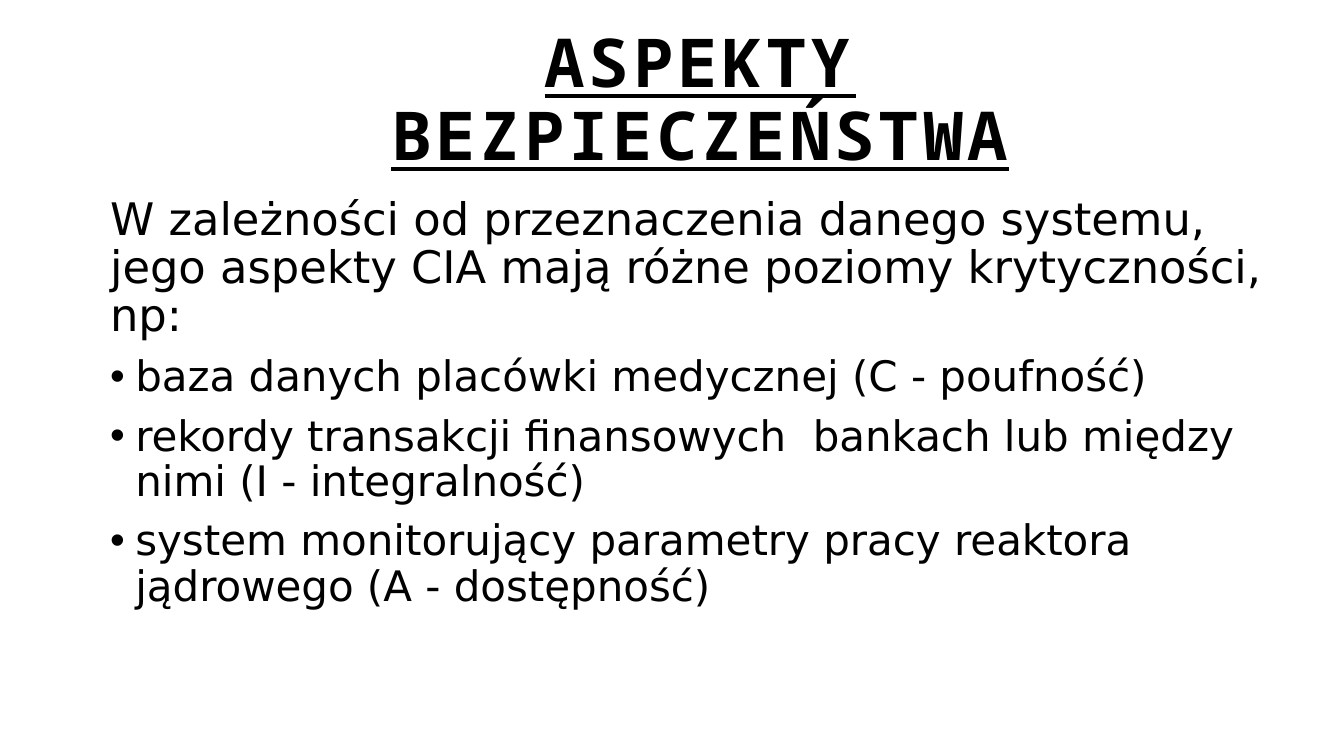
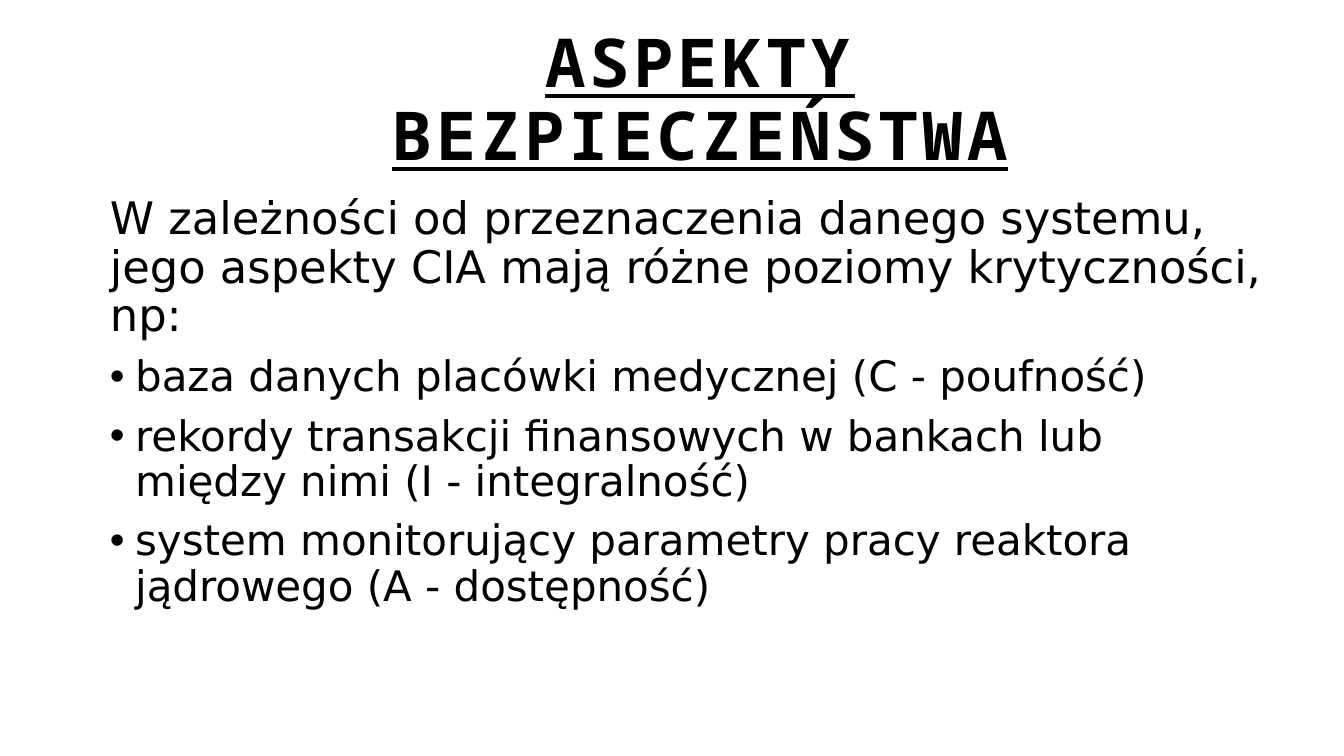
Before and after one commit to ewilded/DFIR, a slide deck: slide 4 of 2_Wprowadzenie_do_bezpieczenstwa_IT.pptx. Drawn at 1344x756 pixels with LibreOffice and Linux fonts; fonts in the diff are those of the drawing. Boxes give left, top, right and bottom in pixels: in the first picture for what was removed or moved away, otherwise in the second. Text is boxed around its words. In the diff, an @@ line names an element or a change of style, - is before the commit and + after.

```diff
--- a/2_Wprowadzenie_do_bezpieczenstwa_IT.pptx
+++ b/2_Wprowadzenie_do_bezpieczenstwa_IT.pptx
@@ text at [135,419,1103,505]: text changed @@
-• rekordy transakcji finansowych bankach lub między nimi (I - integralność)
+• rekordy transakcji finansowych w bankach lub między nimi (I - integralność)
```
Also in this commit, not shown: 75 other slides changed, 4 other files.
